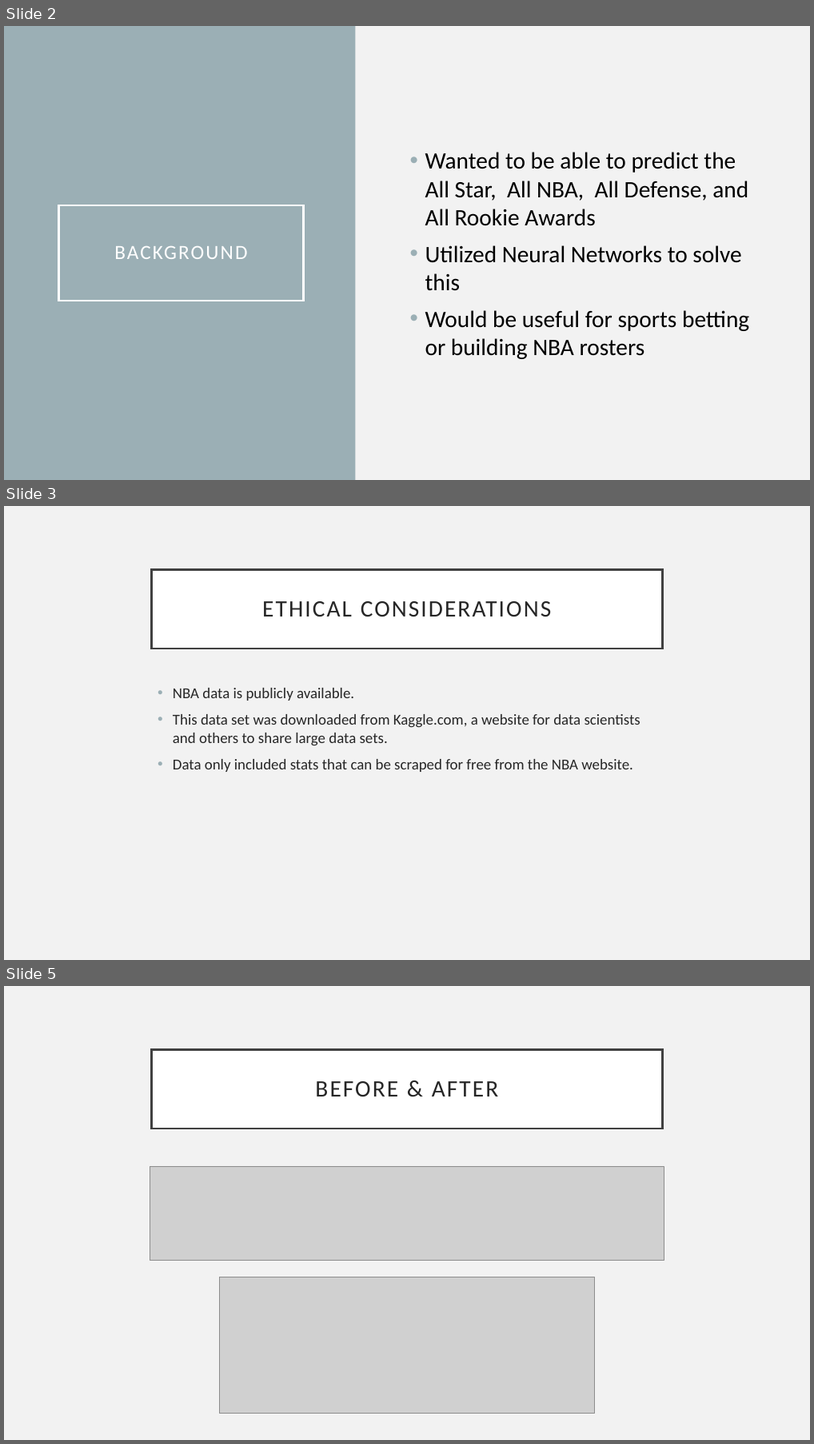
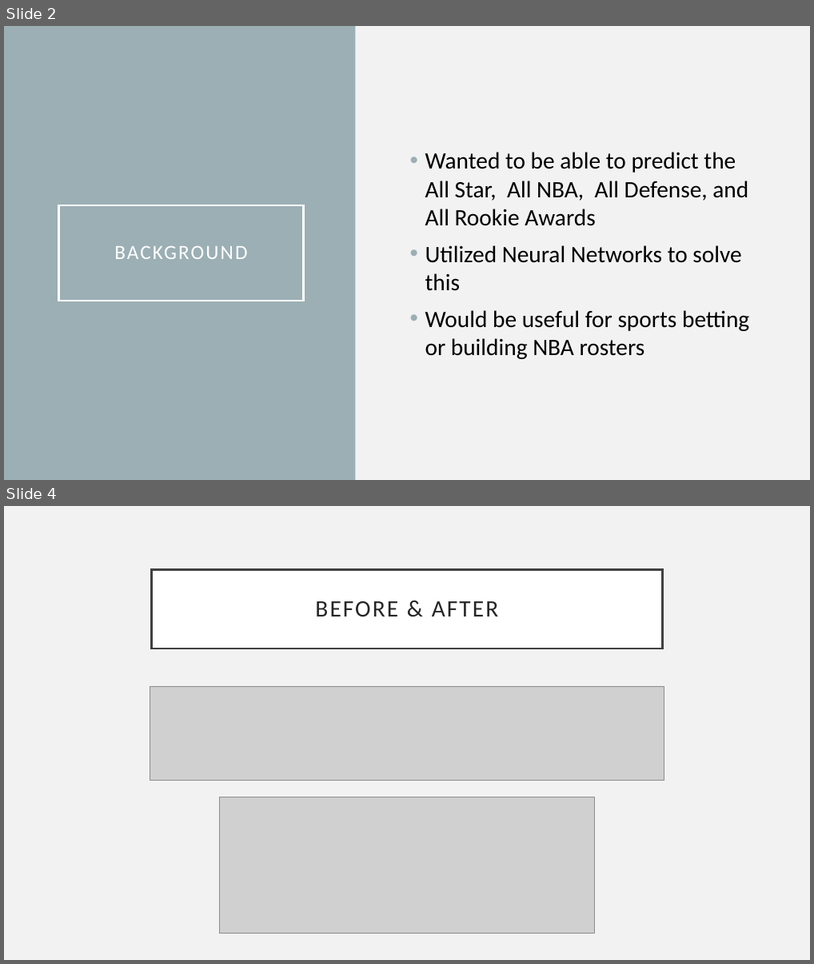
Before and after one commit to wreinhold/nba-awards-predictor, a slide deck: NBA Award Models Presentation.pptx. Shown one above the other, each under a label of ours: slides 2, 3 and 5 before the commit, slides 2 and 4 after it; the slides between them are not shown. The pictures are 814x1444 and 814x964 pixels, drawn with LibreOffice and Linux fonts; fonts in the diff are those of the drawing; grey boxes stand for pictures. Boxes give left, top, right and bottom in pixels: in the first picture for what was removed or moved away, otherwise in the second. Text is boxed around its words. In the diff, an @@ line names an element or a change of style, - is before the commit and + after.

```diff
--- a/NBA Award Models Presentation.pptx
+++ b/NBA Award Models Presentation.pptx
@@ slide 3 removed at bbox=[4, 506, 810, 960], background #F2F2F2 @@
@@ title removed at bbox=[152, 569, 662, 648] @@
-ETHICAL CONSIDERATIONS
@@ text removed at bbox=[173, 688, 641, 772] @@
-• NBA data is publicly available.
-• This data set was downloaded from Kaggle.com, a website for data scientists and others to share large data sets.
-• Data only included stats that can be scraped for free from the NBA website.
@@ what was slide 5 is now slide 4 @@
```
Also in this commit, not shown: 2 slides changed.
